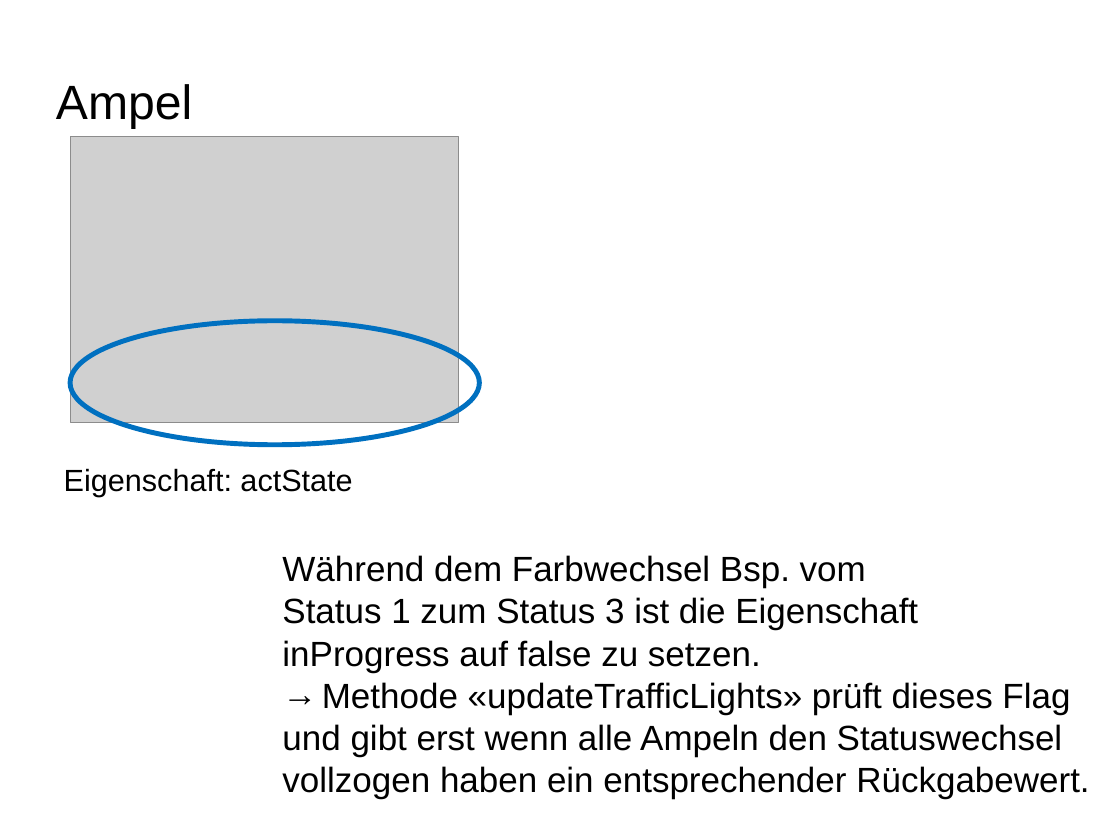
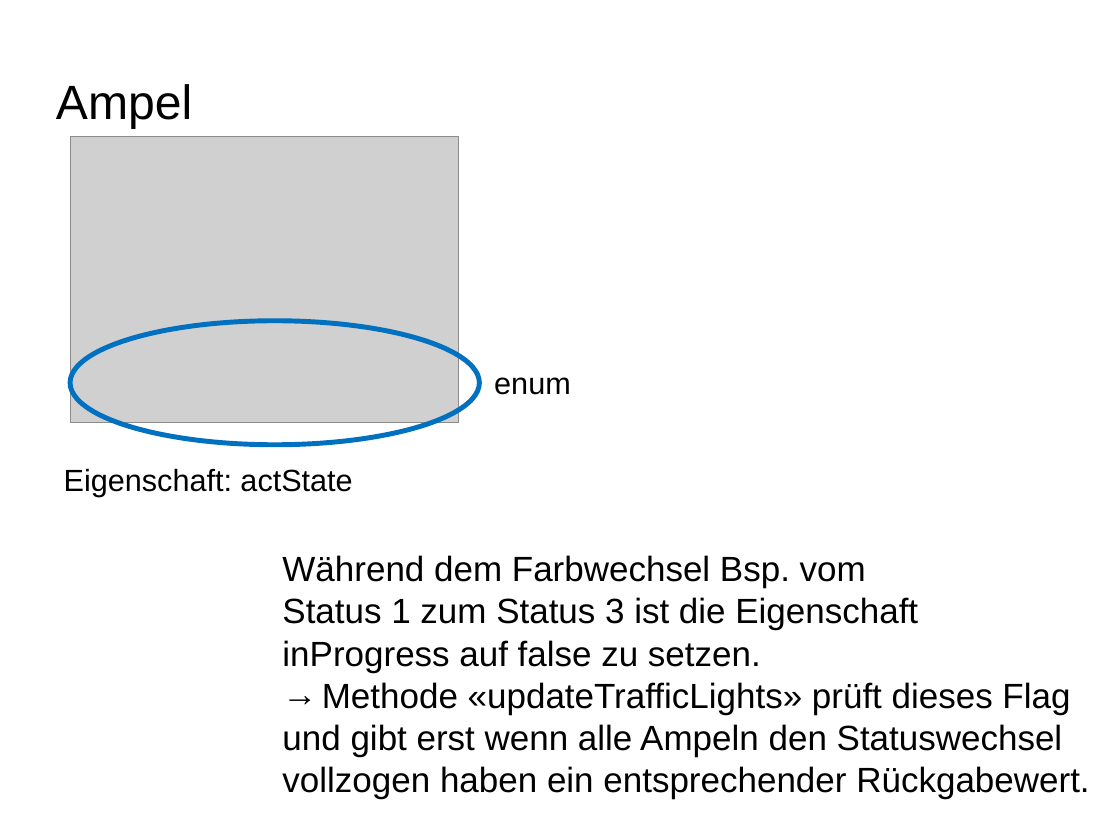
Before and after one commit to fhirter/Ampelsteuerung, a slide deck: slide 4 of Dokumente/Ampelsteuerung.pptx. Drawn at 1120x840 pixels with LibreOffice and Linux fonts; fonts in the diff are those of the drawing; grey boxes stand for pictures; background and template pictures are left out. Boxes give left, top, right and bottom in pixels: in the first picture for what was removed or moved away, otherwise in the second. Text is boxed around its words. In the diff, an @@ line names an element or a change of style, - is before the commit and + after.

```diff
--- a/Dokumente/Ampelsteuerung.pptx
+++ b/Dokumente/Ampelsteuerung.pptx
@@ text added at bbox=[494, 377, 571, 395], 28 pt, text #000000 @@
+enum
```
Also in this commit, not shown: 1 other slide changed, 1 slide removed, 6 other files.
